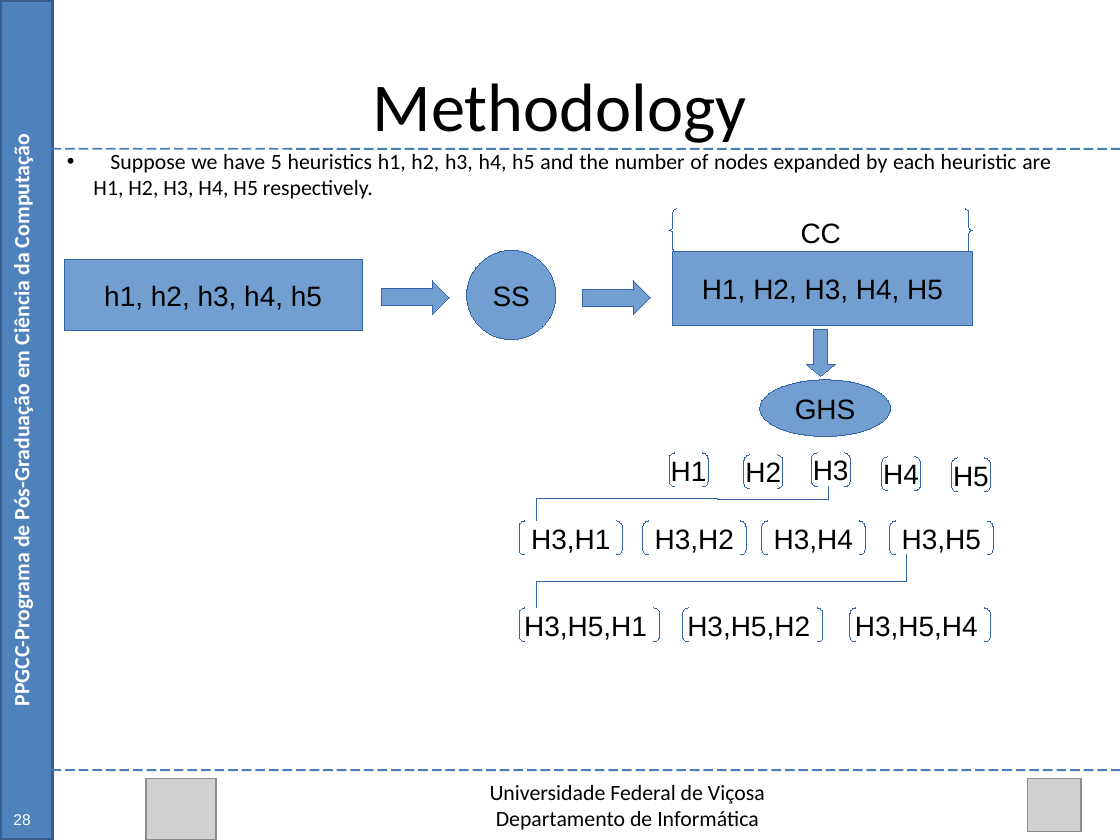
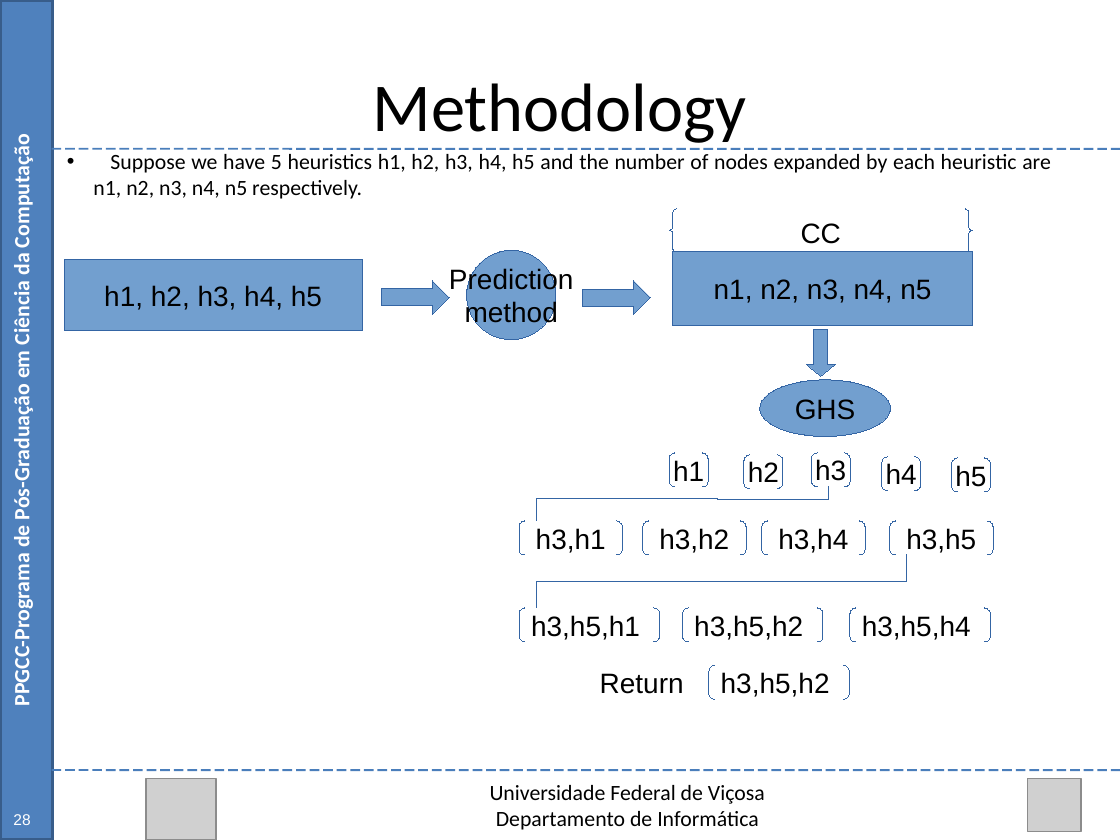
Before and after one commit to Marvinsky/research-marvin, a slide deck: slide 35 of latex/odp/selection heuristics.odp (slide 48 before the commit). Drawn at 1120x840 pixels with LibreOffice and Linux fonts; fonts in the diff are those of the drawing; grey boxes stand for pictures. Boxes give left, top, right and bottom in pixels: in the first picture for what was removed or moved away, otherwise in the second. Text is boxed around its words. In the diff, an @@ line names an element or a change of style, - is before the commit and + after.

Commit message:
11/09/15 update selection heuristics.odp

```diff
--- a/latex/odp/selection heuristics.odp
+++ b/latex/odp/selection heuristics.odp
@@ text at bbox=[93, 154, 1051, 199]: text changed @@
-• Suppose we have 5 heuristics h1, h2, h3, h4, h5 and the number of nodes expanded by each heuristic are H1, H2, H3, H4, H5 respectively.
+• Suppose we have 5 heuristics h1, h2, h3, h4, h5 and the number of nodes expanded by each heuristic are n1, n2, n3, n4, n5 respectively.
@@ text in ellipse at bbox=[449, 267, 573, 328]: text changed @@
-SS
+Prediction
+method
@@ text in rectangle at bbox=[714, 279, 931, 303]: text changed @@
-H1, H2, H3, H4, H5
+n1, n2, n3, n4, n5
@@ text in bracket pair at bbox=[673, 460, 704, 481]: text changed @@
-H1
+h1
@@ text in bracket pair at bbox=[748, 461, 779, 482]: text changed @@
-H2
+h2
@@ text in bracket pair at bbox=[815, 459, 846, 481]: text changed @@
-H3
+h3
@@ text in bracket pair at bbox=[886, 463, 917, 484]: text changed @@
-H4
+h4
@@ text in bracket pair at bbox=[955, 465, 986, 487]: text changed @@
-H5
+h5
@@ text in bracket pair at bbox=[536, 528, 606, 553]: text changed @@
-H3,H1
+h3,h1
@@ text in bracket pair at bbox=[659, 528, 729, 553]: text changed @@
-H3,H2
+h3,h2
@@ text in bracket pair at bbox=[778, 528, 848, 553]: text changed @@
-H3,H4
+h3,h4
@@ text in bracket pair at bbox=[906, 528, 976, 553]: text changed @@
-H3,H5
+h3,h5
@@ text in bracket pair at bbox=[531, 615, 640, 640]: text changed @@
-H3,H5,H1
+h3,h5,h1
@@ text in bracket pair at bbox=[694, 615, 803, 640]: text changed @@
-H3,H5,H2
+h3,h5,h2
@@ text in bracket pair at bbox=[862, 615, 971, 640]: text changed @@
-H3,H5,H4
+h3,h5,h4
@@ text added at bbox=[600, 673, 684, 694], 18 pt, text #000000 @@
+Return
@@ bracket pair added at bbox=[709, 665, 850, 699], outline #3465A4 0 pt, 18 pt, text #000000 @@
+h3,h5,h2
```
Also in this commit, not shown: 12 other slides changed, 20 slides removed.
